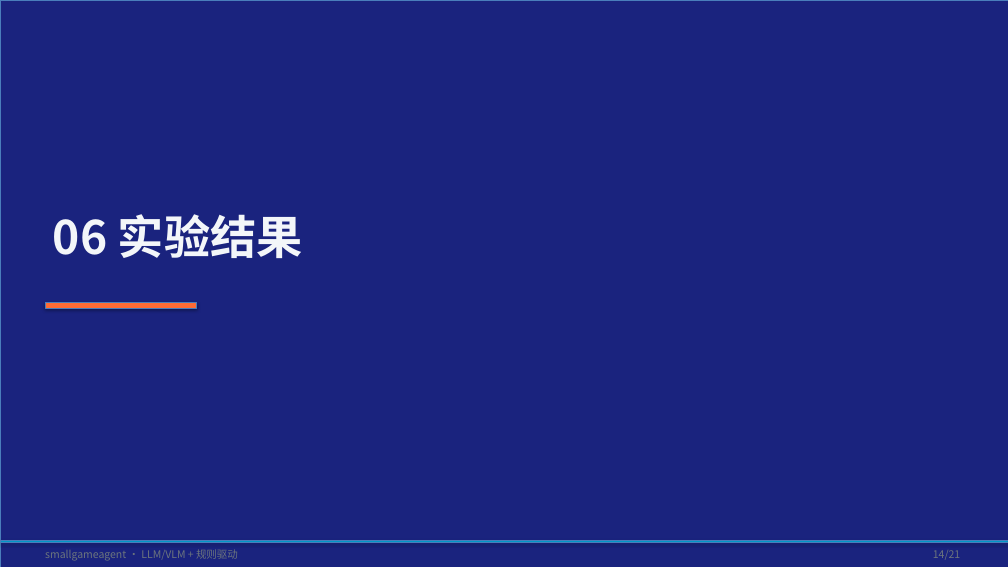
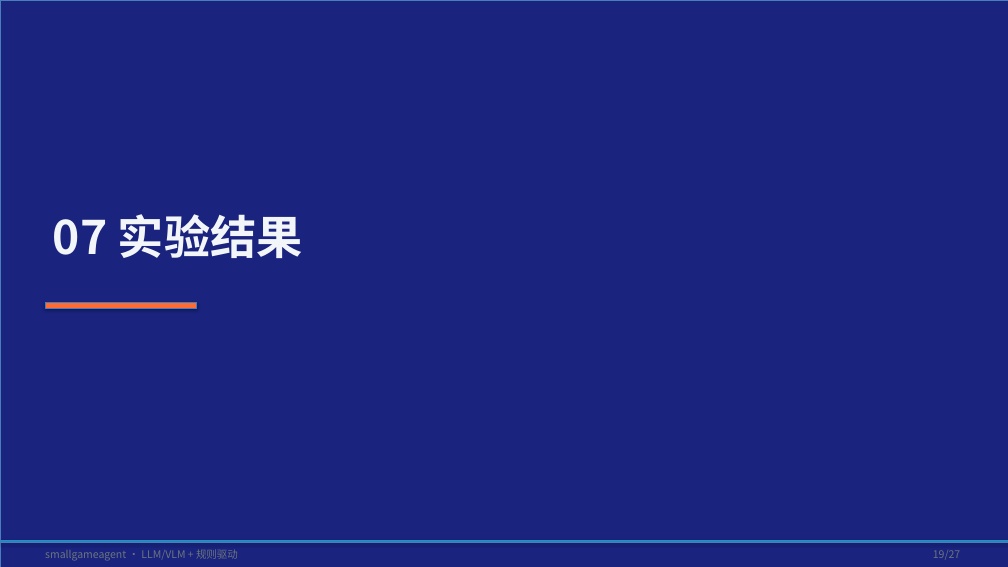
Before and after one commit to tzhazuma/smallgameagent, a slide deck: slide 19 of reports/smallgameagent_report.pptx (slide 14 before the commit). Drawn at 1008x567 pixels with LibreOffice and Linux fonts; fonts in the diff are those of the drawing. Boxes give left, top, right and bottom in pixels: in the first picture for what was removed or moved away, otherwise in the second. Text is boxed around its words. In the diff, an @@ line names an element or a change of style, - is before the commit and + after.

```diff
--- a/reports/smallgameagent_report.pptx
+++ b/reports/smallgameagent_report.pptx
@@ text at box(53, 214, 303, 258): text changed @@
-06 实验结果
+07 实验结果
@@ text at box(933, 550, 960, 559): text changed @@
-14/21
+19/27
```
Also in this commit, not shown: 19 other slides changed, 7 slides added, 1 slide removed, 16 other files.
